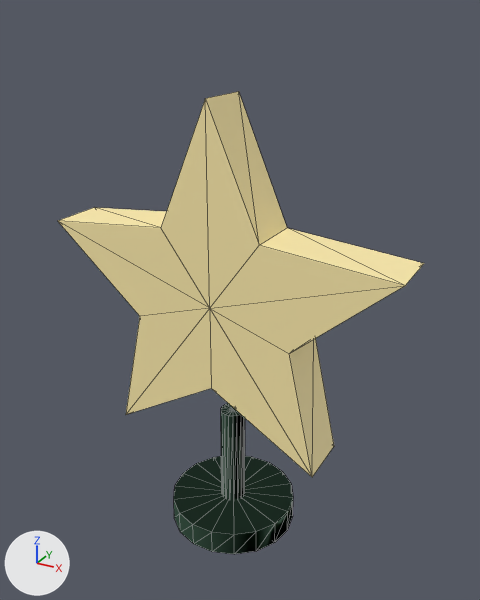
A saved change to the glTF model assets/models/goal-star.glb.
Both versions are drawn from a 50 mm lens placed at (0.789, -1.354, 1.4), pointed at (0.012, 0.058, 0.693). Lighting does not change. The marker at lower left points along +X, +Y and +Z. The first picture is the older version. Mesh edges are drawn as thin lines. Where no turn or scale is listed for an object, it has been applied to the vertices. Vertices at exactly the same position are counted once.

Objects in the first picture: 'standing star', 'star base', 'star stem'.
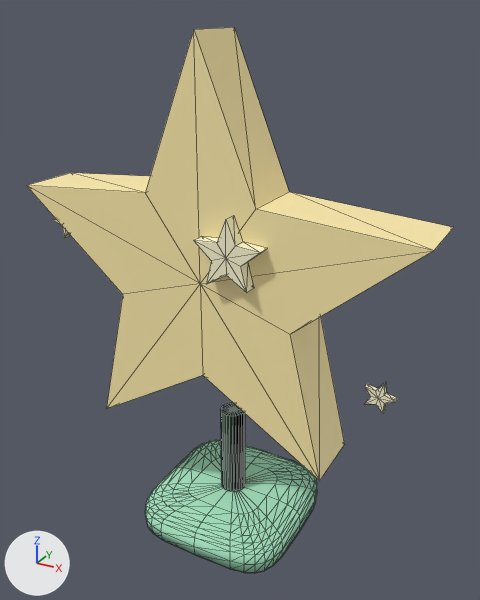
Pixel boxes (x1, y1, x2, y2) of what changed, in the pictures (480 x 600 px):
'standing star', reshaped, moved (17% wider, 18% taller): before (58, 91, 424, 477); after (26, 27, 454, 481)
'star base', reshaped, moved, rescaled (44% wider, 35% taller): before (174, 456, 293, 554); after (145, 440, 317, 573)
'inner star shine', added (beige): after (193, 216, 267, 293)
'star stem', reshaped (7% shorter): before (221, 404, 245, 499); after (221, 403, 245, 491)
'right sparkle', added: after (365, 382, 397, 413)
'left sparkle', added (mostly hidden): after (53, 219, 70, 237)

The change in detail:
Material 'soft star glow' (mat_soft_star_glow) is new.
Its base color is (1.0, 0.949, 0.663) (beige #fff9d5).
Its roughness is 0.72.
me_standing_star is used by ob_standing_star; location (0.0, 0.0, 0.22).
me_standing_star had 22 vertices, 40 faces and spanned x -0.476..0.476, y -0.075..0.075, z 0.095..1.0.
me_standing_star now has 22 vertices, 40 faces and spans x -0.533..0.533, y -0.085..0.085, z 0.107..1.12.
me_standing_star part 1: 22 of 22 vertices moved; they spanned x -0.476..0.476, y -0.075..0.075, z 0.095..1.0 and now span x -0.533..0.533, y -0.085..0.085, z 0.107..1.12; mean shift (0.0, 0.0, 0.06).
me_star_stem is used by ob_star_stem; location (0.0, 0.04, 0.18).
me_star_stem had 40 vertices, 72 faces and spanned x -0.035..0.035, y -0.034..0.034, z -0.18..0.18.
me_star_stem now has 52 vertices, 96 faces and spans x -0.035..0.035, y -0.035..0.035, z -0.18..0.18.
Part 2, on me_star_stem:
24 faces are deleted.
4 vertices in x 0.006, y -0.034..0.034, z -0.18..0.18 move by (0.003, 0.0, 0.0).
4 vertices in x -0.006, y -0.034..0.034, z -0.18..0.18 move by (-0.003, 0.0, 0.0).
16 vertices move from x -0.033..0.033, y -0.022..0.022, z -0.18..0.18 to x -0.034..0.034, y -0.025..0.025, z -0.18..0.18.
6 vertices are added at (0.03, -0.018, -0.18), (0.0, -0.035, -0.18), (-0.03, -0.018, -0.18), (-0.03, 0.018, -0.18), (0.0, 0.035, -0.18), (0.03, 0.018, -0.18).
6 new vertices lie (0.0, 0.0, 0.36) away from vertices in x -0.03..0.03, y -0.035..0.035, z -0.18.
48 new faces join them.
me_star_base is used by ob_star_base; location (0.0, 0.04, 0.035); scale (0.18, 0.18, 0.07).
me_star_base had 40 vertices, 72 faces and spanned x -1.0..1.0, y -0.98..0.98, z -0.5..0.5.
me_star_base now has 435 vertices, 784 faces and spans x -1.0..1.0, y -1.0..1.0, z -1.0..1.0.
me_star_base part 3: 40 vertices removed from x -1.0..1.0, y -0.98..0.98, z -0.5..0.5; 435 vertices added at x -1.0..1.0, y -1.0..1.0, z -1.0..1.0.
Mesh me_right_sparkle is new.
It has 22 vertices, 40 faces and spans x -0.0243..0.0489, y -0.0077..0.0077, z 0.0018..0.0769.
It uses material mat_soft_star_glow (beige #fff9d5).
Mesh me_left_sparkle is new.
It has 22 vertices, 40 faces and spans x -0.0698..0.0235, y -0.0098..0.0098, z -0.0027..0.0928.
It uses material mat_soft_star_glow (beige #fff9d5).
Mesh me_inner_star_shine is new.
It has 22 vertices, 40 faces and spans x -0.086..0.086, y -0.018..0.018, z 0.017..0.18.
It uses material mat_soft_star_glow (beige #fff9d5).
Object 'standing star' (ob_standing_star) moves from (0.0, 0.0, 0.22) to (0.0, -0.03, 0.24).
Object 'star base' (ob_star_base) moves from (0.0, 0.04, 0.035) to (0.0, 0.04, 0.04).
Object 'star base' (ob_star_base) is rescaled from (0.18, 0.18, 0.07) to (0.22, 0.22, 0.06).
Object 'right sparkle' (ob_right_sparkle) is new; it shows me_right_sparkle.
Its location is (0.43, -0.06, 0.55).
Object 'left sparkle' (ob_left_sparkle) is new; it shows me_left_sparkle.
Its location is (-0.43, -0.06, 0.83).
Object 'inner star shine' (ob_inner_star_shine) is new; it shows me_inner_star_shine.
Its location is (0.09, -0.13, 0.8).
